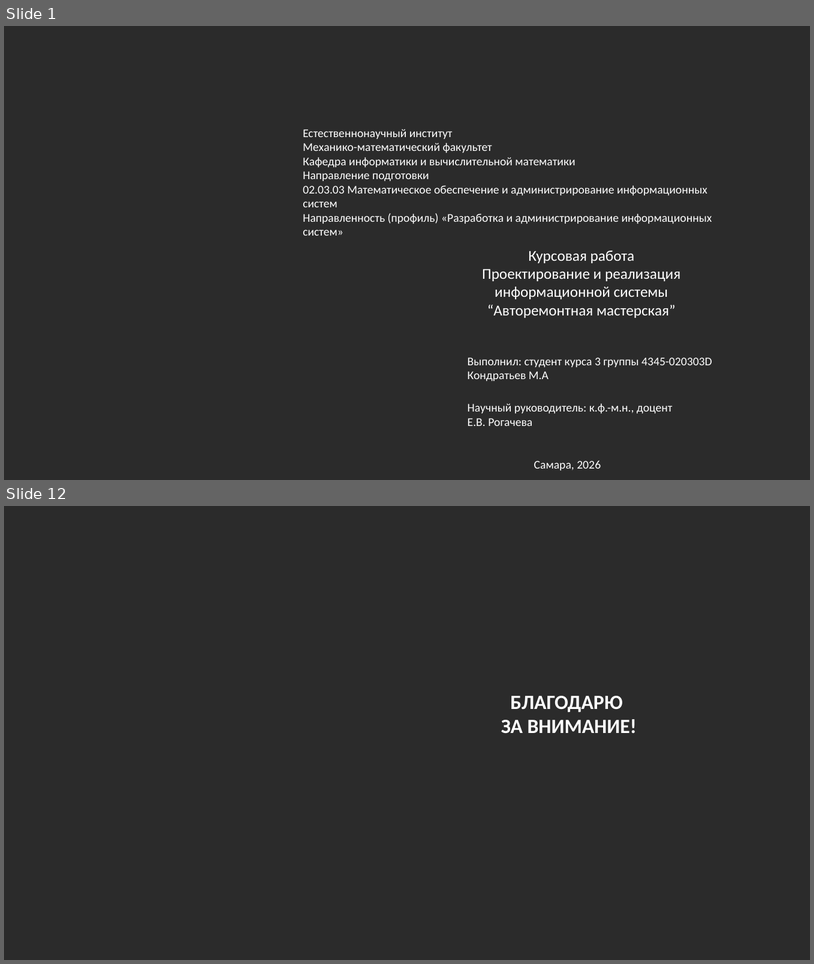
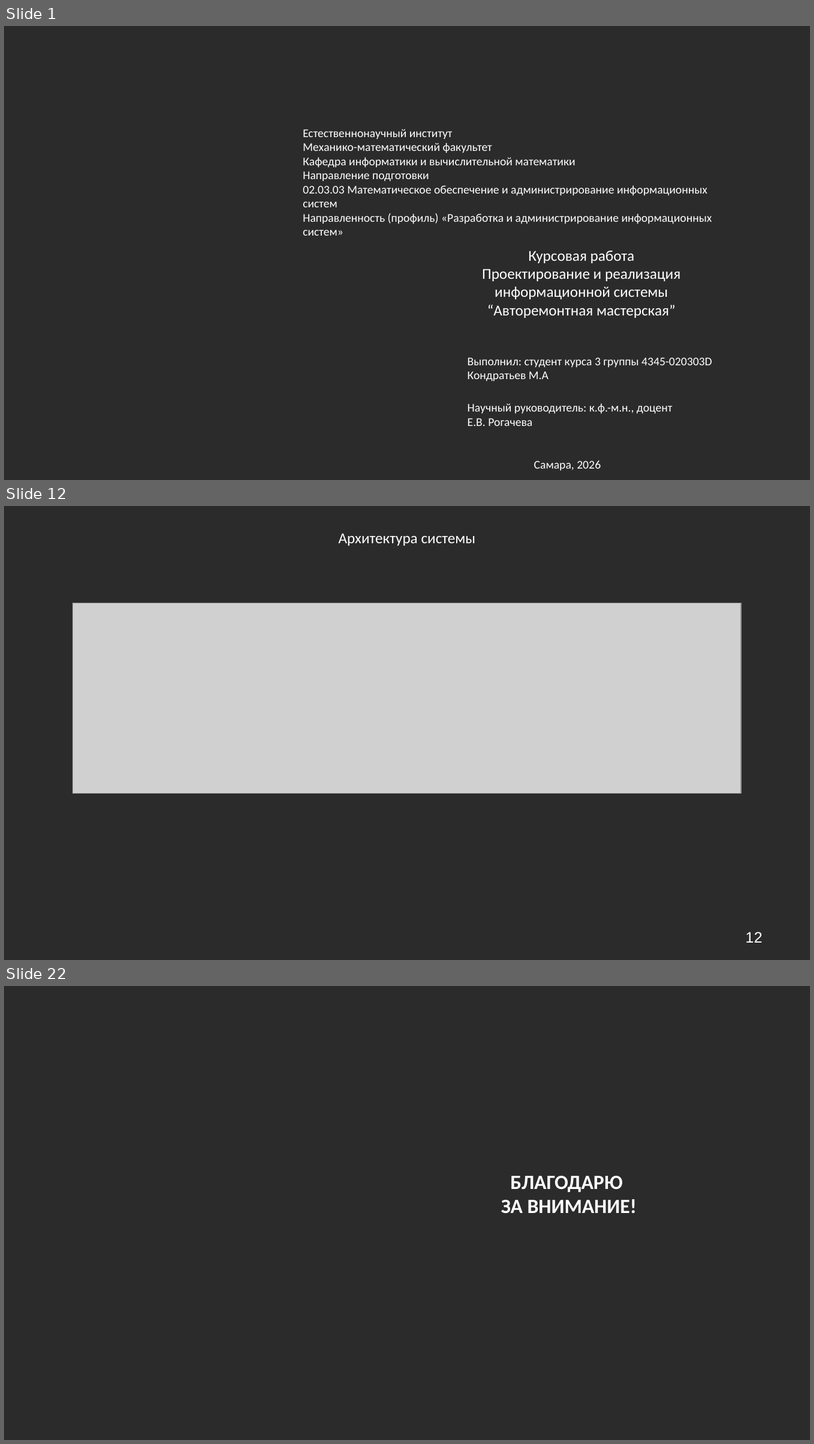
Before and after one commit to ShoulderJoint/db-coursework-autoservice, a slide deck: документация/Кондратьев БД И СУБД презентация.pptx. Shown one above the other, each under a label of ours: slides 1 and 12 before the commit, slides 1, 12 and 22 after it; the slides between them are not shown. The pictures are 814x964 and 814x1444 pixels, drawn with LibreOffice and Linux fonts; fonts in the diff are those of the drawing; grey boxes stand for pictures; background and template pictures are left out; a plain dark background stands for a picture behind light text. Boxes give left, top, right and bottom in pixels: in the first picture for what was removed or moved away, otherwise in the second. Text is boxed around its words. In the diff, an @@ line names an element or a change of style, - is before the commit and + after.

```diff
--- a/документация/Кондратьев БД И СУБД презентация.pptx
+++ b/документация/Кондратьев БД И СУБД презентация.pptx
@@ slide 12 added at (4,506,810,960), background picture (left out) @@
@@ text added at (339,534,476,546), 18 pt, text #FFFFFF @@
+Архитектура системы
@@ picture added at (73,603,741,793) @@
@@ page number added at (746,931,762,942), 18 pt, text #FFFFFF @@
+12
@@ what was slide 12 is now slide 22 @@
```
Also in this commit, not shown: 10 slides changed, 9 other slides added, 5 other files.
